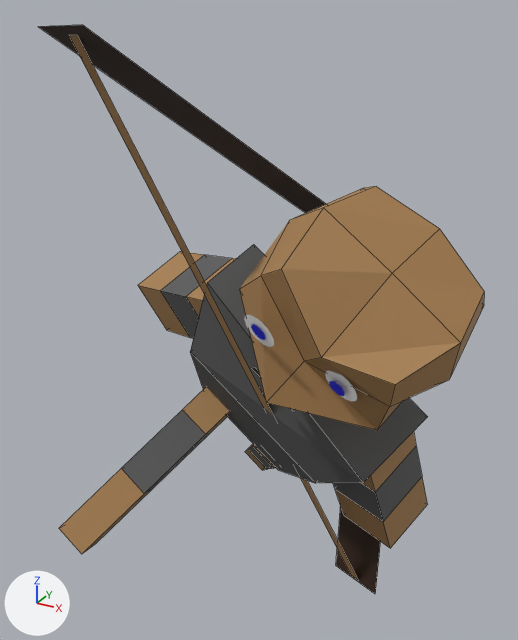
The OBJ model KingOfKings/Models/archer2d.obj: old version first, new version second.
The view is the same before and after, from a camera (50 mm lens) standing at (2.28, -5.91, 5.69) and looking at (-0.74, -0.43, 2.95). The axes (+X, +Y, +Z) are drawn at lower left. The lights are the same throughout. Mesh edges are drawn as thin lines on the coarser meshes. Where no turn or scale is listed for an object, it has been applied to the vertices.
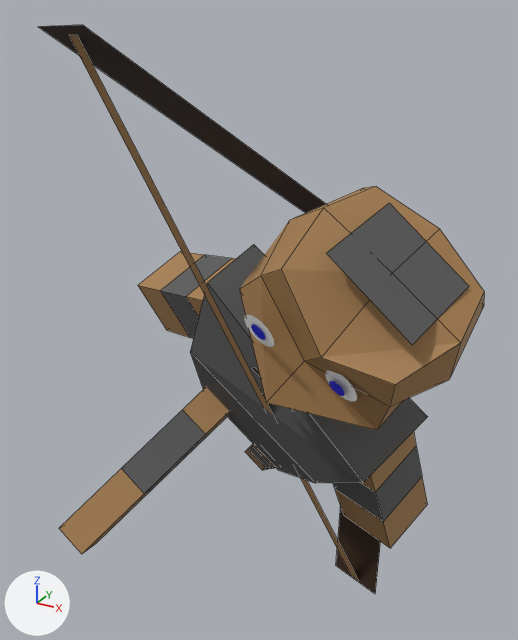
Where the change shows, as pixel boxes (x1, y1, x2, y2) in the pictures (518 x 640 px):
'Plane.004_Plane.001', added
    after: (327, 203, 469, 345)

What changed in the scene script:
```text
Add me_plane_004_plane_001:
    me_plane_004_plane_001.from_pydata([(0.646, -2.101, 4.327), (1.223, -2.105, 3.849), (0.797, -1.443, 4.505), (1.374, -1.446, 4.027)], [], [(0, 1, 3, 2)])
    me_plane_004_plane_001.materials.append(mat_material_008)  # dark grey #585858
Add ob_plane_004_plane_001:
    ob_plane_004_plane_001 = bpy.data.objects.new('Plane.004_Plane.001', me_plane_004_plane_001)
    ob_plane_004_plane_001.location = (0.0, 0.0, 0.0)
```
